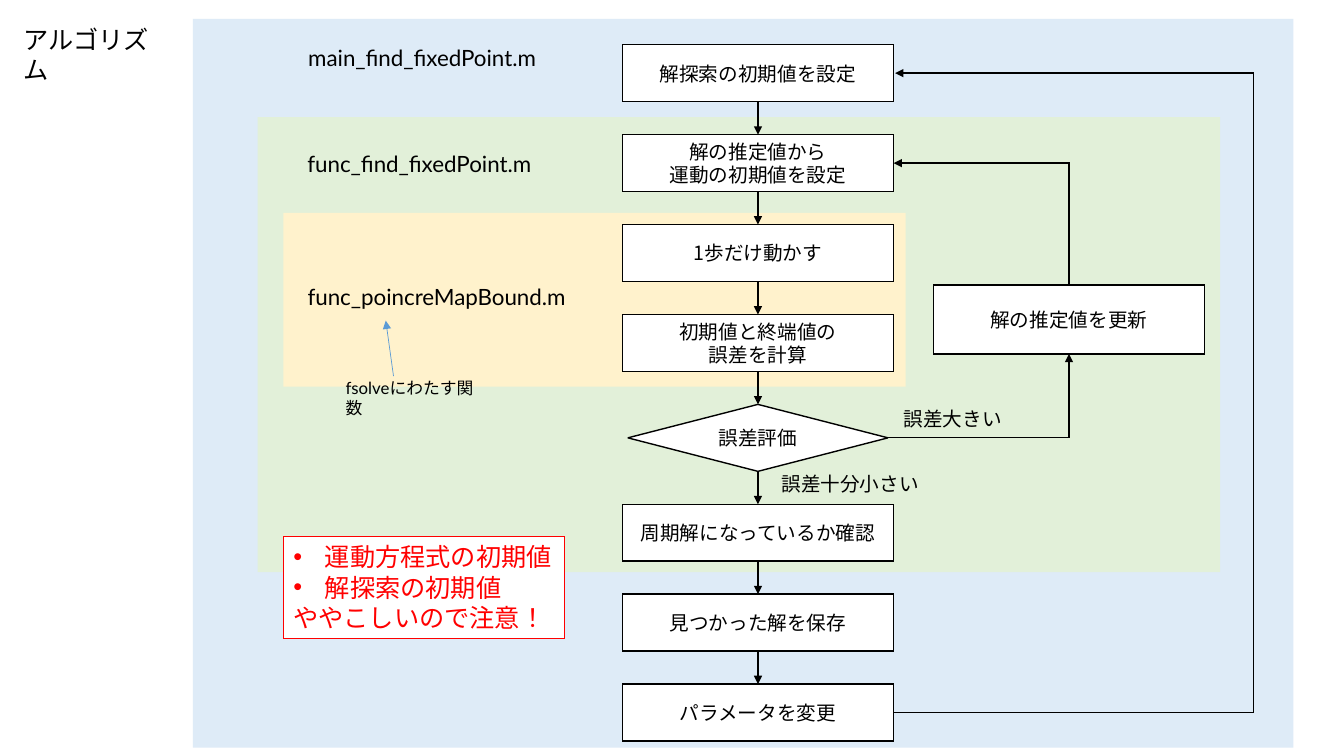
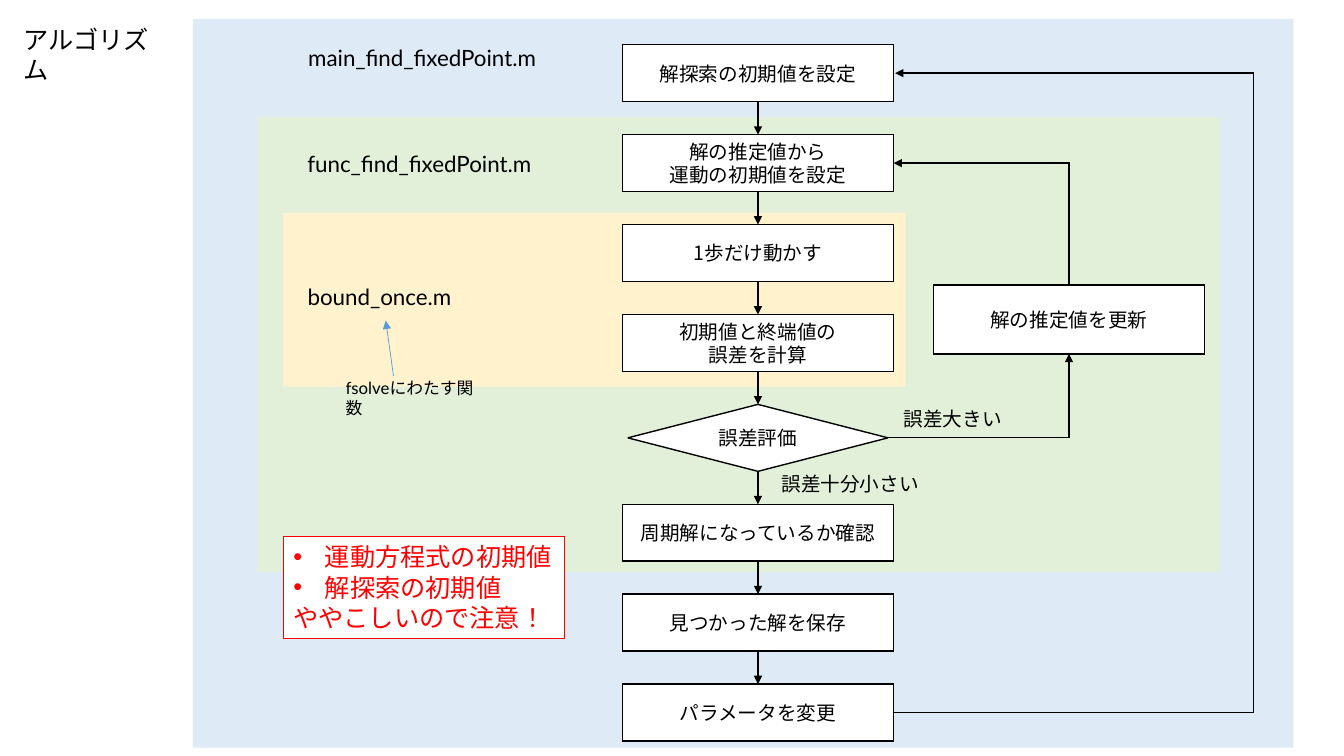
Before and after one commit to t-kamimura/simulations_kamimura, a slide deck: slide 7 of Program_TwoLegRigidBody/TwoLeg_search_fixedPoints.pptx. Drawn at 1344x756 pixels with LibreOffice and Linux fonts; fonts in the diff are those of the drawing. Boxes give left, top, right and bottom in pixels: in the first picture for what was removed or moved away, otherwise in the second. Text is boxed around its words. In the diff, an @@ line names an element or a change of style, - is before the commit and + after.

```diff
--- a/Program_TwoLegRigidBody/TwoLeg_search_fixedPoints.pptx
+++ b/Program_TwoLegRigidBody/TwoLeg_search_fixedPoints.pptx
@@ text at (x1=308, y1=288, x2=452, y2=309): text changed @@
-func_poincreMapBound.m
+bound_once.m
```
Also in this commit, not shown: 1 other slide changed, 1 slide removed.
